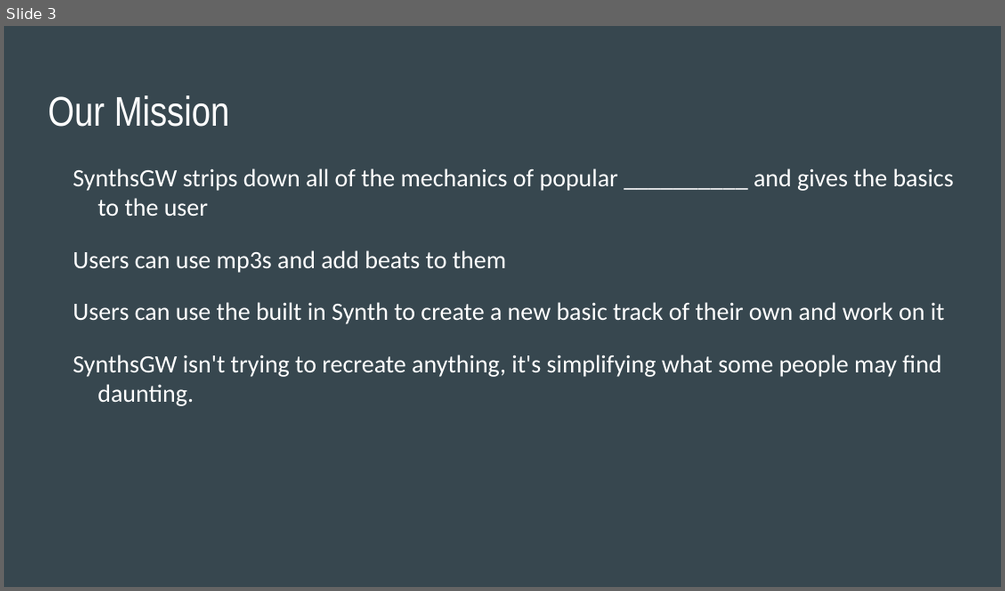
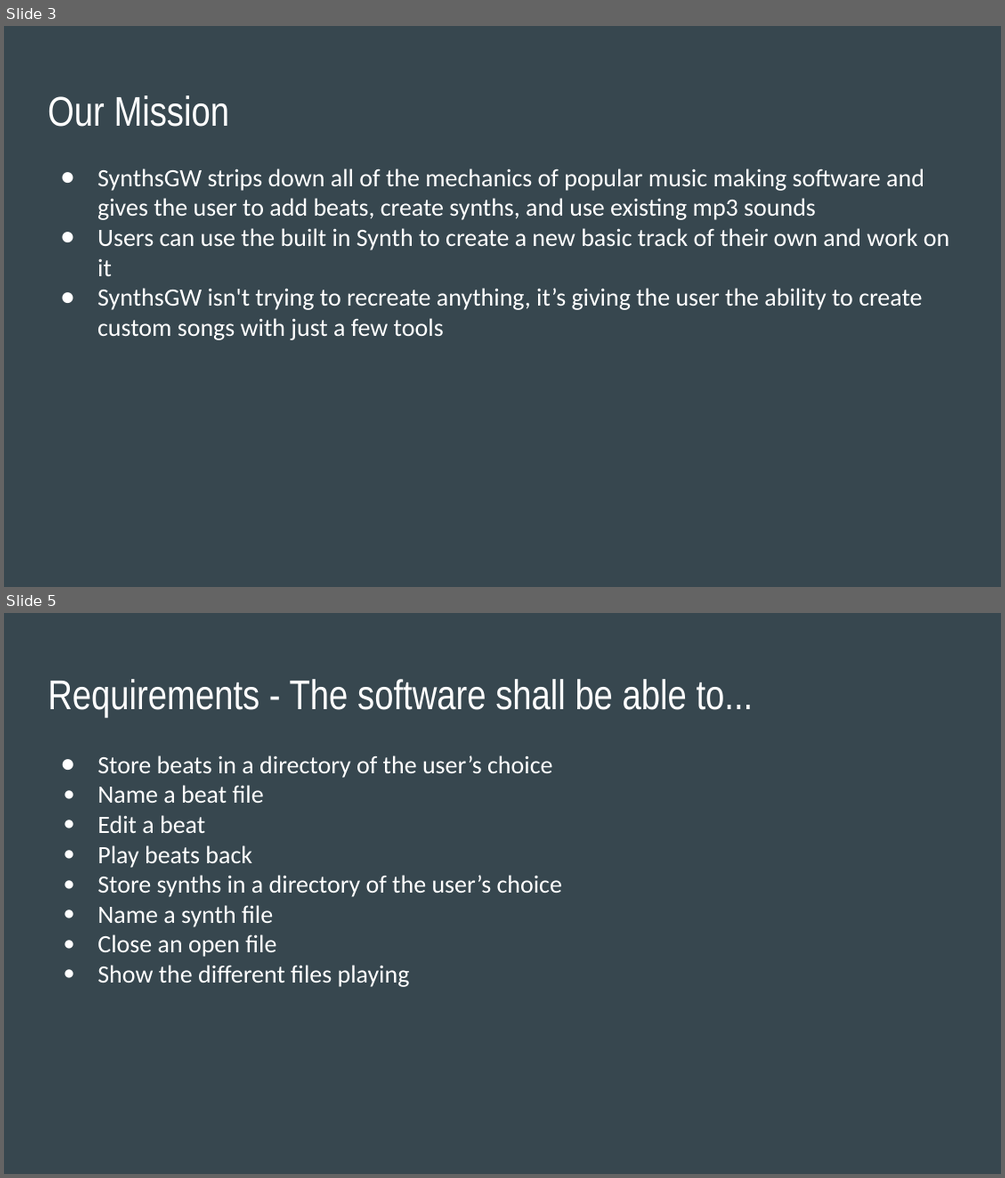
Before and after one commit to jon3654/synthsgw, a slide deck: Presentation.odp. Shown one above the other, each under a label of ours: slide 3 before the commit, slides 3 and 5 after it; the slides between them are not shown. The pictures are 1005x591 and 1005x1178 pixels, drawn with LibreOffice and Linux fonts; fonts in the diff are those of the drawing. Boxes give left, top, right and bottom in pixels: in the first picture for what was removed or moved away, otherwise in the second. Text is boxed around its words. In the diff, an @@ line names an element or a change of style, - is before the commit and + after.

```diff
--- a/Presentation.odp
+++ b/Presentation.odp
@@ slide 5 added at [4, 613, 1001, 1174], background #37474F @@
@@ title added at [48, 679, 753, 717], 30 pt, text #FFFFFF @@
+Requirements - The software shall be able to...
@@ text added at [97, 755, 562, 987], 18 pt, text #FFFFFF @@
+● Store beats in a directory of the user’s choice
+● Name a beat file
+● Edit a beat
+● Play beats back
+● Store synths in a directory of the user’s choice
+● Name a synth file
+● Close an open file
+● Show the different files playing
@@ slide 3 changed as well @@
@@ text at [97, 168, 924, 220]: text changed @@
-SynthsGW strips down all of the mechanics of popular __________ and gives the basics to the user
-Users can use mp3s and add beats to them
+● SynthsGW strips down all of the mechanics of popular music making software and gives the user to add beats, create synths, and use existing mp3 sounds
@@ text at [97, 228, 949, 276]: bullet none to ●; less space between paragraphs @@
@@ text at [97, 288, 922, 340]: text changed @@
-SynthsGW isn't trying to recreate anything, it's simplifying what some people may find daunting.
+● SynthsGW isn't trying to recreate anything, it’s giving the user the ability to create custom songs with just a few tools
```
Also in this commit, not shown: 4 other slides changed, 11 other slides added, 1 slide removed.
